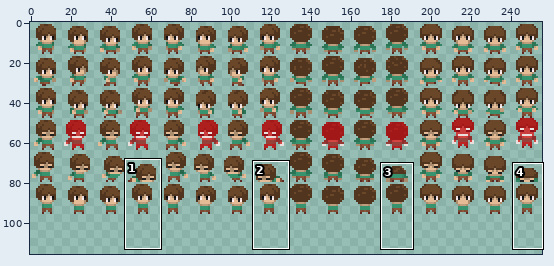
A sprite sheet gets an edit: Assets/Sprites/Player/Hero_Movements.png. The picture above shows the old version from afar; the outline marks the close-up.
Close-up. Earlier state:
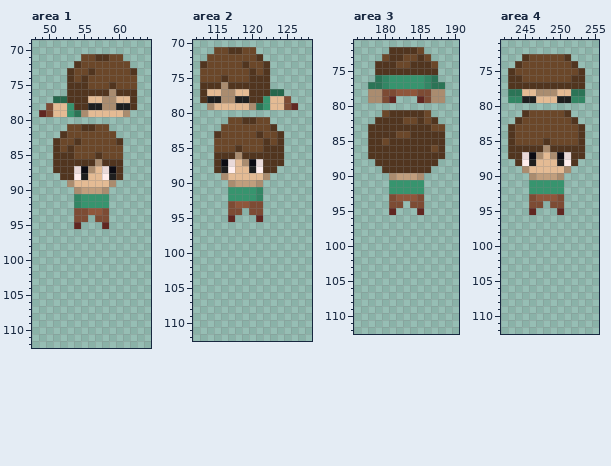
The file is 256x128 pixels. Colours within 5 levels of each other are drawn and written as one. Shown: area 1: x 48..64, y 69..112; area 2: x 112..128, y 70..112; area 3: x 176..190, y 71..112; area 4: x 242..255, y 71..112. The wide view leaves out empty margins. The commit also changed other parts of the picture, which this record leaves out.
After the commit:
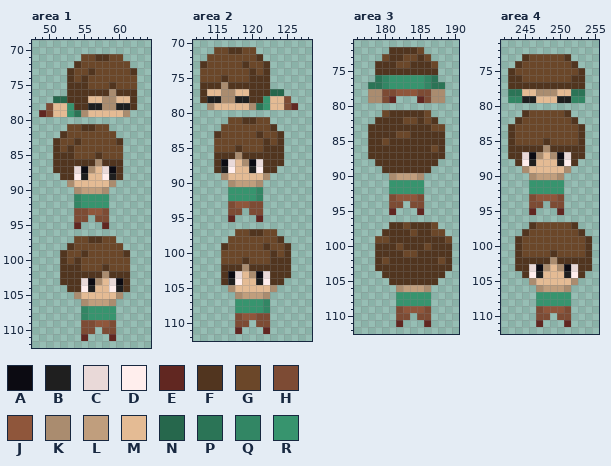
Palette (. is transparent): A #0c0b12  B #1f1f1f  C #e9d9d8  D #ffeeed  E #612721  F #51351f  G #6b4729  H #7d4b34  J #8f563b  K #aa8c6f  L #c09e7d  M #e4bb94  N #26674c  P #2b7456  Q #328664  R #37946e
The exact change:
Area 1:
y 97: x 54..59 ...... -> GGFFGG
y 98: x 53..60 ........ -> FGGGGGGG
y 99: x 52..61 .......... -> FGGFGGGGGF
y 100: x 52..61 .......... -> FGFGGGGGGG
y 101: x 52..61 .......... -> FFFGGGFGGG
y 102: x 52..61 .......... -> FFFFFFKFFF
y 103: x 52..61 .......... -> FFFCAKMCAF
y 104: x 53..61 ......... -> FFDBMMDBF
y 105: x 54..60 ....... -> KMMMMMK
y 106: x 55..59 ..... -> KLLLK
y 107..108: x 55..59 ..... -> QRRRR
y 109: x 55..59 ..... -> HHJJH
y 110: x 55..56 .. -> HH; x 58..59 .. -> HH
y 111: x 55 . -> E; x 59 . -> E
Area 2:
y 97: x 118..123 ...... -> GGFFGG
y 98: x 117..124 ........ -> GGGGGGGF
y 99: x 116..125 .......... -> FGGGGGFGGF
y 100: x 116..125 .......... -> GGGGGGGFGF
y 101: x 116..125 .......... -> GGGFGGGFFF
y 102: x 116..125 .......... -> FFFKFFFFFF
y 103: x 116..125 .......... -> FACMKACFFF
y 104: x 116..124 ......... -> FBDMMBDFF
y 105: x 117..123 ....... -> KMMMMMK
y 106: x 118..122 ..... -> KLLLK
y 107..108: x 118..122 ..... -> RRRRQ
y 109: x 118..122 ..... -> HJJHH
y 110: x 118..119 .. -> HH; x 121..122 .. -> HH
y 111: x 118 . -> E; x 122 . -> E
Area 3:
y 97: x 181..187 ....... -> FFGFFFG
y 98: x 180..188 ......... -> FFFFGFFGG
y 99: x 179..189 ........... -> GGFFFFFFFFG
y 100: x 179..189 ........... -> FFFGFFFGFFF
y 101: x 179..189 ........... -> FFFFGGFFFFF
y 102: x 179..189 ........... -> FGFFFFFFFGF
y 103: x 179..189 ........... -> FFFFFFFFFFF
y 104: x 180..188 ......... -> FFFFFFFFF
y 105: x 181..187 ....... -> FFFFFFF
y 106: x 182..186 ..... -> KLLLK
y 107..108: x 182..186 ..... -> RRRRR
y 109: x 182..186 ..... -> HJJJH
y 110: x 182..183 .. -> HH; x 185..186 .. -> HH
y 111: x 182 . -> E; x 186 . -> E
Area 4:
y 97: x 246..252 ....... -> FGGGGGF
y 98: x 245..253 ......... -> FGGGGGGGF
y 99..100: x 244..254 ........... -> FGGGGGGGGGF
y 101: x 244..254 ........... -> FGGGGFGGGGF
y 102: x 244..254 ........... -> FFFFFKFFFFF
y 103: x 244..254 ........... -> FFCAKMKACFF
y 104: x 245..253 ......... -> FDBMMMBDF
y 105: x 246..252 ....... -> KMMMMMK
y 106: x 247..251 ..... -> KLLLK
y 107..108: x 247..251 ..... -> RRRRR
y 109: x 247..251 ..... -> HJJJH
y 110: x 247..248 .. -> HH; x 250..251 .. -> HH
y 111: x 247 . -> E; x 251 . -> E
Pixel boxes of the changes (left, top, right, bottom) in both close-ups:
added: (60, 236, 130, 341)
added: (221, 229, 291, 334)
added: (375, 222, 452, 327)
added: (515, 222, 592, 327)
